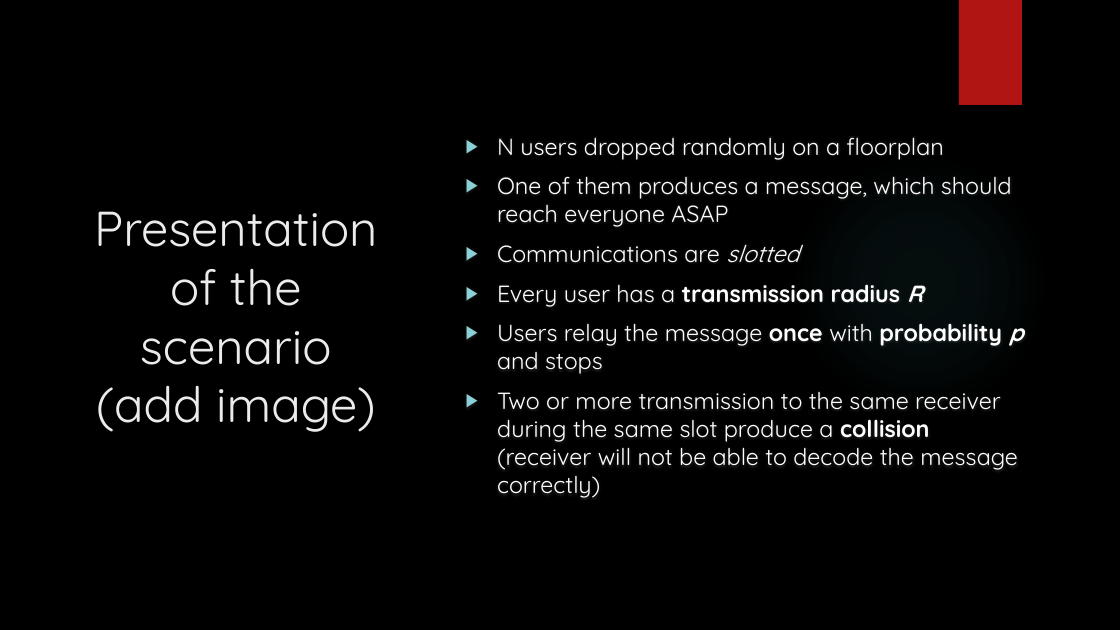
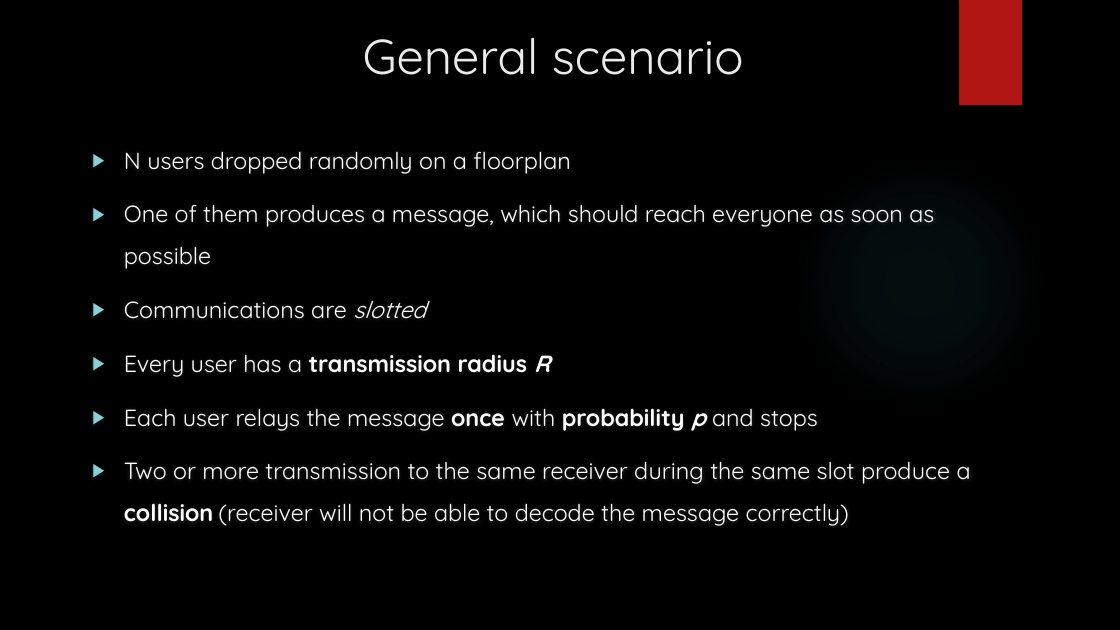
Before and after one commit to MPinna/epidemic_broadcast, a slide deck: slide 2 of documentation/powerpoint/epidemic_broadcast.pptx. Drawn at 1120x630 pixels with LibreOffice and Linux fonts; fonts in the diff are those of the drawing; background and template pictures are left out. Boxes give left, top, right and bottom in pixels: in the first picture for what was removed or moved away, otherwise in the second. Text is boxed around its words. In the diff, an @@ line names an element or a change of style, - is before the commit and + after.

```diff
--- a/documentation/powerpoint/epidemic_broadcast.pptx
+++ b/documentation/powerpoint/epidemic_broadcast.pptx
@@ title added at (363, 37, 744, 75), 42 pt, text #EBEBEB @@
+General scenario
@@ text "N users dropped randomly on ...": place and size @@
-text "N users dropped randomly on ..." at (497, 137, 1024, 498)
+text "N users dropped randomly on ..." at (124, 151, 971, 526)
@@ text "N users dropped randomly on ..." at (124, 151, 971, 526): vertical alignment middle to top @@
@@ text at (124, 151, 971, 526): line spacing 1 to 1.5 @@
@@ text at (124, 204, 934, 269): text changed @@
-▶ One of them produces a message, which should reach everyone ASAP
+▶ One of them produces a message, which should reach everyone as soon as possible
@@ title removed at (94, 211, 377, 432) @@
-Presentation of the scenario (add image)
@@ text at (124, 408, 818, 431): text changed @@
-▶ Users relay the message once with probability p and stops
+▶ Each user relays the message once with probability p and stops
```
Also in this commit, not shown: 3 other slides changed, 4 other files.
